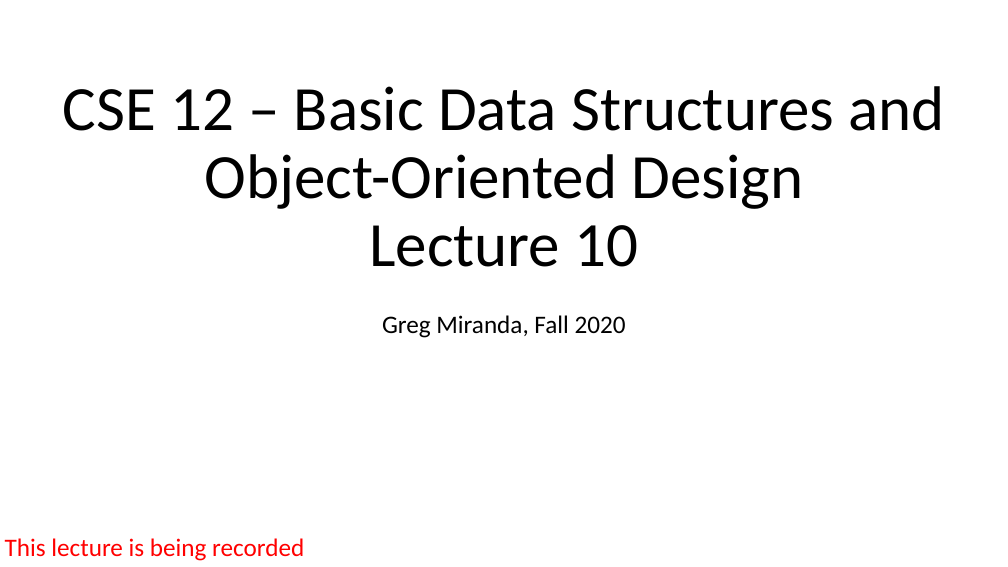
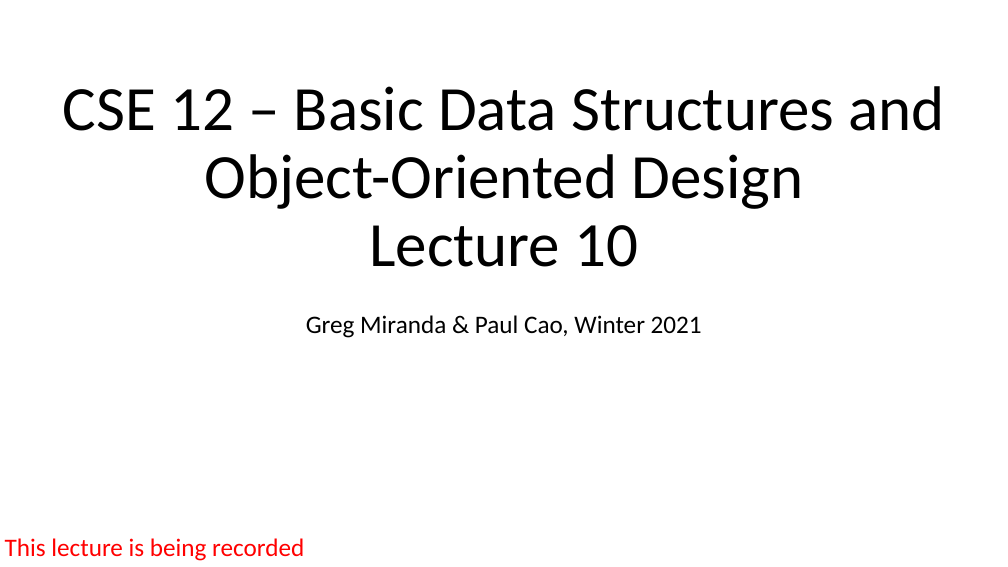
Before and after one commit to ucsd-cse12-w21/ucsd-cse12-w21.github.io, a slide deck: slide 1 of lectures/lecture-10/Lecture-Live C00/Lecture 10 - Lecture.pptx. Drawn at 1008x567 pixels with LibreOffice and Linux fonts; fonts in the diff are those of the drawing. Boxes give left, top, right and bottom in pixels: in the first picture for what was removed or moved away, otherwise in the second. Text is boxed around its words. In the diff, an @@ line names an element or a change of style, - is before the commit and + after.

```diff
--- a/lectures/lecture-10/Lecture-Live C00/Lecture 10 - Lecture.pptx
+++ b/lectures/lecture-10/Lecture-Live C00/Lecture 10 - Lecture.pptx
@@ subtitle at <box>306,315,702,338</box>: text changed @@
-Greg Miranda, Fall 2020
+Greg Miranda & Paul Cao, Winter 2021
```
Also in this commit, not shown: 8 other slides changed, 7 other files.
